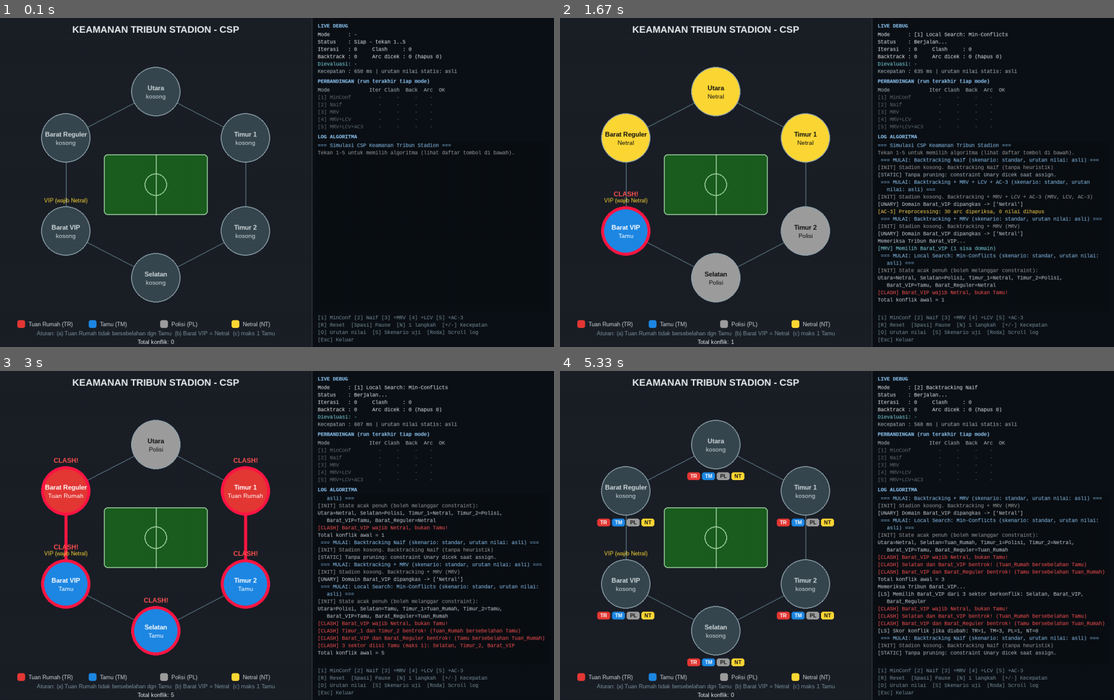
Above: before the commit, frames 1-4 (two rows, left to right).
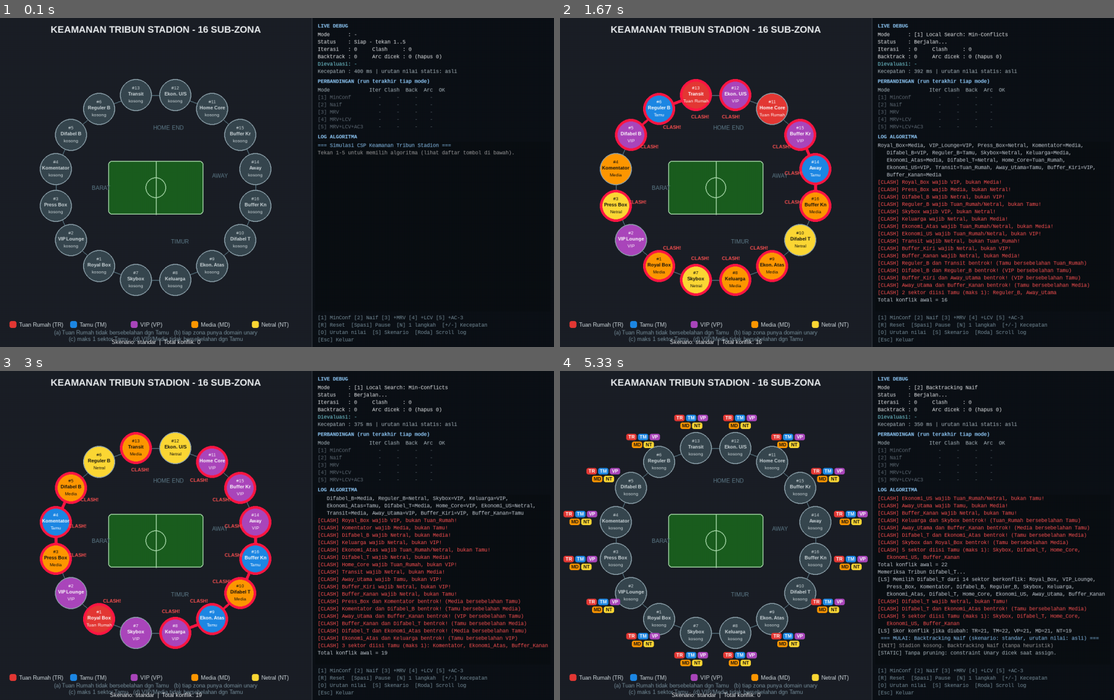
Above: after the commit, the same moments.

Repository: Khafabillah/Tugas-Besar-AI-Kelompok-15
Game: pygame game, started from main.py
The game is run twice, just before and just after one commit, with the same random seed, the same clock (stepped at 60 frames per second) and the same inputs.
Inputs:
- Up to frame 1 (0.1 s): no input
- Up to frame 2 (1.67 s): tap 2 at 0.33 s; tap 5 at 0.67 s; hold Up 1-1.47 s; tap 3 at 1.15 s; hold Down from 1.5 s (still down); tap 1 at 1.65 s
- Up to frame 3 (3 s): release Down at 1.8 s; hold Up 1.83-2.2 s; tap 2 at 1.98 s; hold Down 2.23-2.6 s; tap 3 at 2.38 s; hold Up 2.63-2.93 s; tap 1 at 2.78 s; hold Down from 2.97 s (still down)
- Up to frame 4 (5.33 s): tap 2 at 3.12, 4.25, 5.32 s; release Down at 3.27 s; hold Up 3.3-3.67 s; tap 3 at 3.45, 4.58 s; hold Down 3.7-4.07 s; tap 1 at 3.85, 4.92 s; hold Up 4.1-4.4 s; hold Down 4.43-4.73 s; hold Up 4.77-5.13 s; hold Down from 5.17 s (still down)

The runs differ from the first frame. In frame 1, 11% of the frame differs, in the area x 1-87%, y 2-100%; in frame 2, 19%; in frame 3, 19%; in frame 4, 19%, in the area x 0-99%, y 2-100%.

Commit message:
Refactor and enhance CSP model and renderer for stadium seating arrangement
- Updated global constants in config.py to reflect new domain values and zones.
- Modified the UnaryConstraint and ForbiddenAdjacencyConstraint classes in csp_model.py to support multiple forbidden pairs.
- Enhanced the CSP class to include a constraint graph for more efficient arc consistency checks.
- Adjusted inference methods to utilize the new graph structure in AC-3 algorithm.
- Improved renderer.py to accommodate 16 sub-zones, including layout adjustments and visual enhancements.
- Updated solver logic in solvers.py to integrate new constraints and improve performance metrics.
- General code cleanup and documentation improvements across multiple files.

Diff:
--- a/config.py
+++ b/config.py
@@ -1,36 +1,95 @@
 """
 config.py
-Konstanta global: Variabel (X), Domain (D), parameter constraint, warna, ukuran layar.
+Konstanta global: 16 sub-zona (X), 5 nilai domain (D), domain unary per skenario,
+warna, dan ukuran layar.
 """
 
 # ----------------------------------------------------------------------
-# Domain (D)
+# Domain (D): 5 nilai generik
 # ----------------------------------------------------------------------
 TUAN_RUMAH = "Tuan_Rumah"
 TAMU = "Tamu"
-POLISI = "Polisi"
-NETRAL = "Netral"
+VIP = "VIP"          # VVIP, VIP, sponsor, korporat
+MEDIA = "Media"      # pers, komentator, kru kamera
+NETRAL = "Netral"    # umum, keluarga, difabel, transit, buffer
 
-DOMAIN = [TUAN_RUMAH, TAMU, POLISI, NETRAL]
-SHORT_NAMES = {TUAN_RUMAH: "TR", TAMU: "TM", POLISI: "PL", NETRAL: "NT"}
+DOMAIN = [TUAN_RUMAH, TAMU, VIP, MEDIA, NETRAL]
+SHORT_NAMES = {TUAN_RUMAH: "TR", TAMU: "TM", VIP: "VP", MEDIA: "MD", NETRAL: "NT"}
 
-# Urutan nilai STATIS (dipakai baseline naif & sebagai tie-break LCV). Tombol [O].
+# Urutan nilai STATIS (baseline naif & tie-break LCV). Tombol [O].
 STATIC_VALUE_ORDERS = {
-    "asli": [TUAN_RUMAH, TAMU, POLISI, NETRAL],
-    "tamu_dulu": [TAMU, TUAN_RUMAH, POLISI, NETRAL],
+    "asli": [TUAN_RUMAH, TAMU, VIP, MEDIA, NETRAL],
+    "tamu_dulu": [TAMU, TUAN_RUMAH, VIP, MEDIA, NETRAL],
 }
 
 # ----------------------------------------------------------------------
-# Variabel (X)
+# Variabel (X): 16 sub-zona
+# (nomor, nama variabel, label di node, sektor besar)
 # ----------------------------------------------------------------------
-# Urutan STATIS variabel (dipakai baseline naif)
-VARIABLES = ["Utara", "Selatan", "Timur_1", "Timur_2", "Barat_VIP", "Barat_Reguler"]
+ZONES = [
+    (1, "Royal_Box", "Royal Box", "BARAT"),
+    (2, "VIP_Lounge", "VIP Lounge", "BARAT"),
+    (3, "Press_Box", "Press Box", "BARAT"),
+    (4, "Komentator", "Komentator", "BARAT"),
+    (5, "Difabel_B", "Difabel B", "BARAT"),
+    (6, "Reguler_B", "Reguler B", "BARAT"),
+    (7, "Skybox", "Skybox", "TIMUR"),
+    (8, "Keluarga", "Keluarga", "TIMUR"),
+    (9, "Ekonomi_Atas", "Ekon. Atas", "TIMUR"),
+    (10, "Difabel_T", "Difabel T", "TIMUR"),
+    (11, "Home_Core", "Home Core", "HOME END"),
+    (12, "Ekonomi_US", "Ekon. U/S", "HOME END"),
+    (13, "Transit", "Transit", "HOME END"),
+    (14, "Away_Utama", "Away", "AWAY"),
+    (15, "Buffer_Kiri", "Buffer Kr", "AWAY"),
+    (16, "Buffer_Kanan", "Buffer Kn", "AWAY"),
+]
 
-# Urutan fisik melingkar (searah jarum jam) -> membangun graf tetangga
-RING_ORDER = ["Utara", "Timur_1", "Timur_2", "Selatan", "Barat_VIP", "Barat_Reguler"]
+VARIABLES = [z[1] for z in ZONES]                      # urutan statis (1..16)
+ZONE_NUMBER = {z[1]: z[0] for z in ZONES}
+ZONE_LABEL = {z[1]: z[2] for z in ZONES}
+ZONE_SECTOR = {z[1]: z[3] for z in ZONES}
+_BY_NUMBER = {z[0]: z[1] for z in ZONES}
 
-VIP_SECTOR = "Barat_VIP"
+# Urutan fisik melingkar (searah jarum jam):
+# Barat(1-6) -> Home End(13,12,11) -> Away(15,14,16) -> Timur(10,9,8,7) -> kembali ke 1
+RING_NUMBERS = [1, 2, 3, 4, 5, 6, 13, 12, 11, 15, 14, 16, 10, 9, 8, 7]
+RING_ORDER = [_BY_NUMBER[n] for n in RING_NUMBERS]
+
+# ----------------------------------------------------------------------
+# Constraint
+# ----------------------------------------------------------------------
 MAX_TAMU_SECTORS = 1
+FORBIDDEN_TAMU_NEIGHBORS = [TUAN_RUMAH]          # (a)
+FORBIDDEN_PREMIUM_NEIGHBORS = [VIP, MEDIA]       # (d)
+
+_STRICT = {
+    "Royal_Box": [VIP], "VIP_Lounge": [VIP], "Press_Box": [MEDIA],
+    "Komentator": [MEDIA], "Skybox": [VIP],
+}
+
+# Skenario STANDAR: 13 zona terkunci 1 nilai, 3 fleksibel (sesuai spesifikasi).
+UNARY_STANDAR = {
+    **_STRICT,
+    "Difabel_B": [NETRAL], "Reguler_B": [TUAN_RUMAH, NETRAL],
+    "Keluarga": [NETRAL], "Ekonomi_Atas": [TUAN_RUMAH, NETRAL],
+    "Difabel_T": [NETRAL], "Home_Core": [TUAN_RUMAH],
+    "Ekonomi_US": [TUAN_RUMAH, NETRAL], "Transit": [NETRAL],
+    "Away_Utama": [TAMU], "Buffer_Kiri": [NETRAL], "Buffer_Kanan": [NETRAL],
+}
+
+# Skenario LONGGAR (uji): hanya zona VIP/Media yang terkunci; zona lain
+# boleh Tuan_Rumah/Tamu/Netral -> ruang pencarian ramai, clash & AC-3 terlihat.
+_FLEX = [TUAN_RUMAH, TAMU, NETRAL]
+UNARY_LONGGAR = {
+    **_STRICT,
+    "Difabel_B": _FLEX, "Reguler_B": _FLEX, "Keluarga": _FLEX,
+    "Ekonomi_Atas": _FLEX, "Difabel_T": _FLEX, "Home_Core": [TUAN_RUMAH, NETRAL],
+    "Ekonomi_US": _FLEX, "Transit": _FLEX, "Away_Utama": [TAMU, NETRAL],
+    "Buffer_Kiri": _FLEX, "Buffer_Kanan": _FLEX,
+}
+
+UNARY_BY_SCENARIO = {"standar": UNARY_STANDAR, "longgar": UNARY_LONGGAR}
 
 # ----------------------------------------------------------------------
 # Tampilan
@@ -38,7 +97,7 @@
 WINDOW_W, WINDOW_H = 1280, 760
 LEFT_W = 720
 FPS = 60
-BASE_DELAY_MS = 650          # jeda dasar antar langkah (dikali bobot langkah)
+BASE_DELAY_MS = 400
 
 BG = (27, 31, 39)
 PANEL_BG = (13, 17, 23)
@@ -47,13 +106,15 @@
 GROUP_COLORS = {
     TUAN_RUMAH: (229, 57, 53),
     TAMU: (30, 136, 229),
-    POLISI: (158, 158, 158),
+    VIP: (171, 71, 188),
+    MEDIA: (255, 152, 0),
     NETRAL: (253, 216, 53),
 }
 GROUP_TEXT_COLORS = {
     TUAN_RUMAH: (255, 255, 255),
     TAMU: (255, 255, 255),
-    POLISI: (17, 17, 17),
+    VIP: (255, 255, 255),
+    MEDIA: (17, 17, 17),
     NETRAL: (17, 17, 17),
 }
 
--- a/csp_model.py
+++ b/csp_model.py
@@ -57,13 +57,17 @@
 
 
 class ForbiddenAdjacencyConstraint(Constraint):
-    """Binary: dua kelompok terlarang tidak boleh bersebelahan di graf."""
+    """Binary: pasangan nilai terlarang tidak boleh bersebelahan di graf."""
     kind = "binary"
 
-    def __init__(self, edges: Sequence[Tuple[str, str]], forbidden_pair: Tuple[str, str]):
+    def __init__(self, edges: Sequence[Tuple[str, str]],
+                 forbidden_pairs: Sequence[Tuple[str, str]]):
         self.edges = list(edges)
         self._edge_set = {frozenset(e) for e in edges}
-        self.forbidden = frozenset(forbidden_pair)
+        self.forbidden = [frozenset(p) for p in forbidden_pairs]
+
+    def _bad(self, va, vb) -> bool:
+        return frozenset((va, vb)) in self.forbidden
 
     def violations(self, assignment):
         out = []
@@ -71,15 +75,13 @@
             va, vb = assignment.get(a), assignment.get(b)
             if va is None or vb is None:
                 continue
-            if frozenset((va, vb)) == self.forbidden:
+            if self._bad(va, vb):
                 out.append(Violation("binary", (a, b),
                                      f"{a} dan {b} bentrok! ({va} bersebelahan {vb})"))
         return out
 
     def pair_ok(self, a, va, b, vb):
-        if frozenset((a, b)) in self._edge_set and frozenset((va, vb)) == self.forbidden:
-            return False
-        return True
+        return not (frozenset((a, b)) in self._edge_set and self._bad(va, vb))
 
 
 class AtMostConstraint(Constraint):
@@ -157,10 +159,20 @@
     def pair_ok(self, a: str, va: str, b: str, vb: str) -> bool:
         return all(c.pair_ok(a, va, b, vb) for c in self.constraints)
 
-    def arcs(self) -> List[Tuple[str, str]]:
-        """Semua arc terarah. Karena global AtMost-1 didekomposisi ke semua
-        pasangan, setiap pasangan variabel punya relasi biner."""
-        return [(a, b) for a in self.variables for b in self.variables if a != b]
+    def constraint_graph(self, domains: Dict[str, List[str]]) -> Dict[str, Set[str]]:
+        """Graf constraint: a--b bila ADA pasangan nilai (x in D(a), y in D(b))
+        yang dilarang. Hanya pasangan ini yang perlu menjadi arc di AC-3
+        (global AtMost-1 menghubungkan semua variabel yang masih bisa bernilai Tamu)."""
+        graph: Dict[str, Set[str]] = {v: set() for v in self.variables}
+        for a in self.variables:
+            for b in self.variables:
+                if a != b and any(not self.pair_ok(a, x, b, y)
+                                  for x in domains[a] for y in domains[b]):
+                    graph[a].add(b)
+        return graph
+
+    def arcs(self, graph: Dict[str, Set[str]]) -> List[Tuple[str, str]]:
+        return [(a, b) for a in self.variables for b in self.variables if b in graph[a]]
 
     # ---------- domain ----------
     def initial_domains(self) -> Dict[str, List[str]]:
@@ -183,19 +195,19 @@
         return sum(1 for n in self.neighbors[var] if n not in assignment)
 
 
-SCENARIOS = ("standar", "utara_tamu")
+SCENARIOS = ("standar", "longgar")
 
 
 def build_stadium_csp(scenario: str = "standar") -> CSP:
-    """scenario 'utara_tamu' = skenario UJI opsional: Utara dipastikan Tamu
-    (constraint Unary tambahan) agar propagasi AC-3 terlihat bekerja."""
     adjacency, edges = build_ring_graph(cfg.RING_ORDER)
-    constraints: List[Constraint] = [
-        UnaryConstraint(cfg.VIP_SECTOR, [cfg.NETRAL]),                       # (b)
-        ForbiddenAdjacencyConstraint(edges, (cfg.TUAN_RUMAH, cfg.TAMU)),     # (a)
-        AtMostConstraint(cfg.TAMU, cfg.MAX_TAMU_SECTORS),                    # (c)
-    ]
-    if scenario == "utara_tamu":
-        constraints.append(UnaryConstraint("Utara", [cfg.TAMU]))
+    unary = cfg.UNARY_BY_SCENARIO[scenario]
+    constraints: List[Constraint] = [UnaryConstraint(v, unary[v]) for v in cfg.VARIABLES]  # (b)
+    constraints.append(ForbiddenAdjacencyConstraint(                                      # (a)
+        edges, [(cfg.TUAN_RUMAH, cfg.TAMU)]))
+    constraints.append(ForbiddenAdjacencyConstraint(                                      # (d)
+        edges, [(x, cfg.TAMU) for x in cfg.FORBIDDEN_PREMIUM_NEIGHBORS]))
+    constraints.append(AtMostConstraint(cfg.TAMU, cfg.MAX_TAMU_SECTORS))                  # (c)
     domains = {v: list(cfg.DOMAIN) for v in cfg.VARIABLES}
-    return CSP(cfg.VARIABLES, domains, cfg.RING_ORDER, adjacency, edges, constraints)
+    csp = CSP(cfg.VARIABLES, domains, cfg.RING_ORDER, adjacency, edges, constraints)
+    csp.scenario = scenario
+    return csp
--- a/inference.py
+++ b/inference.py
@@ -32,9 +32,9 @@
     return removed
 
 
-def ac3(csp: CSP, domains: Domains, queue: Optional[Iterable[Tuple[str, str]]] = None):
+def ac3(csp: CSP, domains: Domains, graph, queue: Optional[Iterable[Tuple[str, str]]] = None):
     """AC-3 sebagai generator. `domains` dimodifikasi di tempat."""
-    q = deque(queue if queue is not None else csp.arcs())
+    q = deque(queue if queue is not None else csp.arcs(graph))
     while q:
         xi, xj = q.popleft()
         removed = revise(csp, domains, xi, xj)
@@ -45,14 +45,14 @@
                 return False
             # domain Xi berubah -> periksa ulang arc (Xk -> Xi) untuk semua Xk != Xj
             for xk in csp.variables:
-                if xk != xi and xk != xj and (xk, xi) not in q:
+                if xk in graph[xi] and xk != xj and (xk, xi) not in q:
                     q.append((xk, xi))
     return True
 
 
-def run_ac3(csp: CSP, domains: Domains, queue=None):
+def run_ac3(csp: CSP, domains: Domains, graph, queue=None):
     """Jalankan AC-3 sampai selesai. Return (ok, jumlah_arc, jumlah_nilai_dihapus)."""
-    gen = ac3(csp, domains, queue)
+    gen = ac3(csp, domains, graph, queue)
     arcs = removed = 0
     while True:
         try:
--- a/renderer.py
+++ b/renderer.py
@@ -16,7 +16,7 @@
 from events import ViewModel
 from solvers import MODE_LABELS
 
-NODE_R = 57
+NODE_R = 37
 LOG_LINE_H = 17
 
 
@@ -30,19 +30,24 @@
         self.f_node = pygame.font.SysFont(sans, 15, bold=True)
         self.f_node_s = pygame.font.SysFont(sans, 14)
         self.f_small = pygame.font.SysFont(sans, 13)
-        self.f_chip = pygame.font.SysFont(sans, 12, bold=True)
+        self.f_chip = pygame.font.SysFont(sans, 11, bold=True)
+        self.f_tiny = pygame.font.SysFont(sans, 10)
+        self.f_lab = pygame.font.SysFont(sans, 11, bold=True)
         self.f_mono = pygame.font.SysFont(mono, 14)
         self.f_mono_b = pygame.font.SysFont(mono, 14, bold=True)
         self.char_w = max(1, self.f_mono.size("M")[0])
         self.positions = self._layout()
 
     def _layout(self):
-        cx, cy, rx, ry = cfg.LEFT_W / 2, 385, 240, 215
+        cx, cy, rx, ry = cfg.LEFT_W / 2, 392, 235, 218
         self.center = (cx, cy)
         order = self.csp.ring_order
-        pos = {}
+        step = 360 / len(order)
+        start_angle = 180 - (6 - 1) / 2 * step     # 6 zona Barat berpusat di sisi kiri
+        pos, self.angles = {}, {}
         for i, name in enumerate(order):
-            ang = math.radians(-90 + i * 360 / len(order))
+            ang = math.radians(start_angle + i * step)
+            self.angles[name] = ang
             pos[name] = (cx + rx * math.cos(ang), cy + ry * math.sin(ang))
         return pos
 
@@ -67,19 +72,29 @@
         cx, cy = self.center
         blink = (pygame.time.get_ticks() // 350) % 2 == 0
 
-        self._text("KEAMANAN TRIBUN STADION - CSP", self.f_title, (236, 239, 241),
+        self._text("KEAMANAN TRIBUN STADION - 16 SUB-ZONA", self.f_title, (236, 239, 241),
                    (cfg.LEFT_W / 2, 26))
         if vm.finished:
             txt, col = (("SOLUSI VALID", (105, 240, 174)) if vm.success
                         else ("GAGAL MENEMUKAN SOLUSI", (255, 138, 128)))
-            self._text(txt, self.f_node, col, (cfg.LEFT_W / 2, 56))
+            self._text(txt, self.f_node, col, (cfg.LEFT_W / 2, 54))
 
         # lapangan
-        pitch = pygame.Rect(cx - 120, cy - 70, 240, 140)
+        pitch = pygame.Rect(cx - 110, cy - 62, 220, 124)
         pygame.draw.rect(s, (27, 94, 32), pitch, border_radius=8)
         pygame.draw.rect(s, (165, 214, 167), pitch, 2, border_radius=8)
-        pygame.draw.line(s, (165, 214, 167), (cx, cy - 70), (cx, cy + 70), 2)
-        pygame.draw.circle(s, (165, 214, 167), (int(cx), int(cy)), 26, 2)
+        pygame.draw.line(s, (165, 214, 167), (cx, cy - 62), (cx, cy + 62), 2)
+        pygame.draw.circle(s, (165, 214, 167), (int(cx), int(cy)), 24, 2)
+
+        # label sektor besar (di dalam cincin)
+        groups = {}
+        for name in self.csp.variables:
+            groups.setdefault(cfg.ZONE_SECTOR[name], []).append(self.positions[name])
+        for label, pts in groups.items():
+            mx = sum(p[0] for p in pts) / len(pts)
+            my = sum(p[1] for p in pts) / len(pts)
+            lx, ly = cx + (mx - cx) * 0.68, cy + (my - cy) * 0.68
+            self._text(label, self.f_small, (96, 125, 139), (lx, ly))
 
         violations = self.csp.all_violations(vm.assignment)
         clashing, bad_pairs = set(), set()
@@ -88,7 +103,6 @@
             if v.kind == "binary":
                 bad_pairs.add(frozenset(v.variables))
 
-        # edge graf
         for a, b in self.csp.edges:
             pa, pb = self.positions[a], self.positions[b]
             if frozenset((a, b)) in bad_pairs:
@@ -96,30 +110,26 @@
             else:
                 pygame.draw.line(s, (84, 110, 122), pa, pb, 2)
 
-        # arc AC-3 yang sedang diperiksa
         if vm.arc:
             self._draw_arc(vm.arc[0], vm.arc[1])
 
-        # node
         for name in self.csp.variables:
             self._draw_node(vm, name, name in clashing, blink)
 
         # legenda & aturan
         for i, g in enumerate(cfg.DOMAIN):
-            x = 40 + i * 165
-            pygame.draw.rect(s, cfg.GROUP_COLORS[g], (x, cfg.WINDOW_H - 62, 18, 18),
+            x = 22 + i * 140
+            pygame.draw.rect(s, cfg.GROUP_COLORS[g], (x, cfg.WINDOW_H - 60, 16, 16),
                              border_radius=4)
             self._text(f"{g.replace('_', ' ')} ({cfg.SHORT_NAMES[g]})", self.f_small,
-                       (207, 216, 220), (x + 26, cfg.WINDOW_H - 53), "midleft")
-        rules = ("Aturan: (a) Tuan Rumah tidak bersebelahan dgn Tamu  "
-                 "(b) Barat VIP = Netral  (c) maks 1 Tamu")
-        self._text(rules, self.f_small, (120, 144, 156), (cfg.LEFT_W / 2, cfg.WINDOW_H - 32))
-        extra = "   + skenario uji: Utara wajib Tamu" if self._has_extra() else ""
-        self._text(f"Total konflik: {self.csp.total_conflicts(vm.assignment)}{extra}",
-                   self.f_small, (236, 239, 241), (cfg.LEFT_W / 2, cfg.WINDOW_H - 12))
-
-    def _has_extra(self):
-        return sum(1 for c in self.csp.constraints if c.kind == "unary") > 1
+                       (207, 216, 220), (x + 22, cfg.WINDOW_H - 52), "midleft")
+        self._text("(a) Tuan Rumah tidak bersebelahan dgn Tamu   (b) tiap zona punya domain unary",
+                   self.f_small, (120, 144, 156), (cfg.LEFT_W / 2, cfg.WINDOW_H - 34))
+        self._text("(c) maks 1 sektor Tamu   (d) VIP/Media tidak bersebelahan dgn Tamu",
+                   self.f_small, (120, 144, 156), (cfg.LEFT_W / 2, cfg.WINDOW_H - 19))
+        self._text(f"Skenario: {getattr(self.csp, 'scenario', '-')}  |  "
+                   f"Total konflik: {self.csp.total_conflicts(vm.assignment)}",
+                   self.f_small, (236, 239, 241), (cfg.LEFT_W / 2, cfg.WINDOW_H - 4), "midbottom")
 
     def _draw_arc(self, xi, xj):
         s = self.screen
@@ -132,9 +142,9 @@
         col = (255, 213, 79)
         pygame.draw.line(s, col, start, tip, 4)
         px, py = -uy, ux
-        base = (tip[0] - ux * 16, tip[1] - uy * 16)
-        pygame.draw.polygon(s, col, [tip, (base[0] + px * 8, base[1] + py * 8),
-                                     (base[0] - px * 8, base[1] - py * 8)])
+        base = (tip[0] - ux * 14, tip[1] - uy * 14)
+        pygame.draw.polygon(s, col, [tip, (base[0] + px * 7, base[1] + py * 7),
+                                     (base[0] - px * 7, base[1] - py * 7)])
 
     def _draw_node(self, vm: ViewModel, name: str, clash: bool, blink: bool):
         s = self.screen
@@ -145,47 +155,61 @@
         txt_col = cfg.GROUP_TEXT_COLORS.get(group, (207, 216, 220))
 
         if vm.current == name:
-            pygame.draw.circle(s, (0, 229, 255), (ix, iy), NODE_R + 9, 3)
+            pygame.draw.circle(s, (0, 229, 255), (ix, iy), NODE_R + 6, 3)
         if vm.arc and name == vm.arc[0]:
-            pygame.draw.circle(s, (255, 213, 79), (ix, iy), NODE_R + 14, 3)
+            pygame.draw.circle(s, (255, 213, 79), (ix, iy), NODE_R + 10, 3)
         if vm.flash == name:
-            pygame.draw.circle(s, (255, 112, 67), (ix, iy), NODE_R + 20, 4)
+            pygame.draw.circle(s, (255, 112, 67), (ix, iy), NODE_R + 14, 4)
 
         pygame.draw.circle(s, fill, (ix, iy), NODE_R)
         if clash:
-            outline, width = ((255, 23, 68) if blink else (255, 255, 255)), 7
+            outline, width = ((255, 23, 68) if blink else (255, 255, 255)), 6
         elif vm.finished and vm.success:
-            outline, width = (105, 240, 174), 4
+            outline, width = (105, 240, 174), 3
         else:
             outline, width = (144, 164, 174), 2
         pygame.draw.circle(s, outline, (ix, iy), NODE_R, width)
 
-        self._text(name.replace("_", " "), self.f_node, txt_col, (x, y - 9))
-        self._text(group.replace("_", " ") if group else "kosong", self.f_node_s,
-                   txt_col, (x, y + 11))
-
-        top = y - NODE_R - 14
-        if name == cfg.VIP_SECTOR:
-            self._text("VIP (wajib Netral)", self.f_small, (253, 216, 53), (x, top))
-            top -= 15
-        if clash:
-            self._text("CLASH!", self.f_node, (255, 82, 82), (x, top))
-
-        # sisa domain legal (chip kecil) di bawah node
+        self._text(f"#{cfg.ZONE_NUMBER[name]}", self.f_tiny, txt_col, (x, y - 17))
+        self._text(cfg.ZONE_LABEL[name], self.f_lab, txt_col, (x, y - 3))
+        self._text(group.replace("_", " ") if group else "kosong", self.f_tiny,
+                   txt_col, (x, y + 13))
+
+        if clash:   # penanda CLASH di sisi dalam cincin
+            cx, cy = self.center
+            ux, uy = (cx - x), (cy - y)
+            d = math.hypot(ux, uy) or 1
+            self._text("CLASH!", self.f_chip, (255, 82, 82),
+                       (x + ux / d * (NODE_R + 14), y + uy / d * (NODE_R + 14)))
+
+        # sisa domain (chip) di sisi luar cincin
         if name not in vm.assignment and name in vm.domains:
-            self._draw_domain_chips(vm.domains[name], x, y + NODE_R + 16)
-
-    def _draw_domain_chips(self, values, x, y):
+            self._draw_domain_chips(vm.domains[name], name, x, y)
+
+    def _draw_domain_chips(self, values, name, x, y):
+        ang = self.angles[name]
+        ux, uy = math.cos(ang), math.sin(ang)
+        cw, ch, gap, cols = 24, 15, 3, 3
         if not values:
-            self._text("DOMAIN KOSONG", self.f_chip, (255, 82, 82), (x, y))
+            bw, bh = 80, 15
+        else:
+            rows = [values[i:i + cols] for i in range(0, len(values), cols)]
+            bw = min(len(values), cols) * cw + (min(len(values), cols) - 1) * gap
+            bh = len(rows) * ch + (len(rows) - 1) * gap
+        ccx = x + ux * (NODE_R + 8 + bw / 2 * abs(ux))
+        ccy = y + uy * (NODE_R + 8 + bh / 2 * abs(uy))
+        if not values:
+            self._text("DOMAIN KOSONG", self.f_chip, (255, 82, 82), (ccx, ccy))
             return
-        w, gap = 30, 4
-        total = len(values) * w + (len(values) - 1) * gap
-        left = x - total / 2
-        for i, v in enumerate(values):
-            rect = pygame.Rect(int(left + i * (w + gap)), int(y - 9), w, 18)
-            pygame.draw.rect(self.screen, cfg.GROUP_COLORS[v], rect, border_radius=5)
-            self._text(cfg.SHORT_NAMES[v], self.f_chip, cfg.GROUP_TEXT_COLORS[v], rect.center)
+        top = ccy - bh / 2
+        for r, row in enumerate(rows):
+            rw = len(row) * cw + (len(row) - 1) * gap
+            left = ccx - rw / 2
+            for i, v in enumerate(row):
+                rect = pygame.Rect(int(left + i * (cw + gap)), int(top + r * (ch + gap)), cw, ch)
+                pygame.draw.rect(self.screen, cfg.GROUP_COLORS[v], rect, border_radius=4)
+                self._text(cfg.SHORT_NAMES[v], self.f_chip, cfg.GROUP_TEXT_COLORS[v],
+                           rect.center)
 
     # ------------------------------------------------------------------
     # KANAN: live debug
@@ -243,7 +267,7 @@
         hy = log_bottom + 6
         for t in ("[1] MinConf [2] Naif [3] +MRV [4] +LCV [5] +AC-3",
                   "[R] Reset  [Spasi] Pause  [N] 1 langkah  [+/-] Kecepatan",
-                  "[O] Urutan nilai  [S] Skenario uji  [Roda] Scroll log",
+                  "[O] Urutan nilai  [S] Skenario  [Roda] Scroll log",
                   "[Esc] Keluar"):
             self._text(t, self.f_mono, (120, 144, 156), (px, hy), "topleft")
             hy += LOG_LINE_H
--- a/solvers.py
+++ b/solvers.py
@@ -23,7 +23,7 @@
 from inference import ac3, run_ac3
 
 # Bobot delay per jenis langkah (dikali BASE_DELAY_MS)
-W_SELECT, W_ASSIGN, W_CLASH, W_BACK, W_ARC = 0.8, 1.0, 1.0, 1.0, 0.45
+W_SELECT, W_ASSIGN, W_CLASH, W_BACK, W_ARC = 0.8, 1.0, 1.0, 1.0, 0.3
 
 
 def short(values) -> str:
@@ -89,13 +89,20 @@
         logs = [("sys", f"[INIT] Stadion kosong. {hc.label} ({', '.join(flags)})")]
         if hc.node_consistency:
             domains, prune = csp.node_consistent_domains()
-            logs += [("info", f"[UNARY] {m}") for m in prune]
+            locked = sum(1 for v in csp.variables if len(domains[v]) == 1)
+            logs.append(("info", f"[UNARY] Node consistency: {len(prune)} domain dipangkas, "
+                                 f"{locked} variabel terkunci 1 nilai"))
         else:
             logs.append(("order", "[STATIC] Tanpa pruning: constraint Unary dicek saat assign."))
+        self.graph = {}
         if hc.use_ac3:
-            ok, arcs, removed = run_ac3(csp, domains)
+            self.graph = csp.constraint_graph(domains)
+            n_arcs = len(csp.arcs(self.graph))
+            ok, arcs, removed = run_ac3(csp, domains, self.graph)
             self.metrics.arc_checks += arcs
             self.metrics.removals += removed
+            logs.append(("ac3", f"[AC-3] Graf constraint: {n_arcs} arc "
+                                f"(hanya pasangan yang bisa melanggar)"))
             logs.append(("ac3", f"[AC-3] Preprocessing: {arcs} arc diperiksa, "
                                 f"{removed} nilai dihapus"))
         yield self._step(assignment, logs, domains=domains)
@@ -128,8 +135,9 @@
             logs = [("info", f"Memeriksa Tribun {var}..."),
                     ("mrv", f"[MRV] Memilih {var} ({n} sisa domain)")]
             if len(tied) > 1:
-                logs.append(("mrv", f"[MRV] Seri di {n} nilai: {', '.join(tied)} "
-                                    f"-> tie-break degree: {var}"))
+                who = ", ".join(tied) if len(tied) <= 4 else f"{len(tied)} variabel"
+                logs.append(("mrv", f"[MRV] Seri di {n} nilai ({who}) "
+                                    f"-> tie-break degree/urutan: {var}"))
         else:
             var = select_static(csp, assignment)
             logs = [("info", f"Memeriksa Tribun {var}..."),
@@ -190,8 +198,8 @@
             child = {v: list(d) for v, d in domains.items()}
             if hc.use_ac3:
                 child[var] = [value]
-                queue = [(xk, var) for xk in csp.variables if xk != var]
-                gen = ac3(csp, child, queue)
+                queue = [(xk, var) for xk in csp.variables if xk in self.graph[var]]
+                gen = ac3(csp, child, self.graph, queue)
                 ok, wiped = True, None
                 while True:
                     try:
@@ -247,7 +255,7 @@
 # Local Search: Min-Conflicts
 # ======================================================================
 class MinConflictsSolver(Solver):
-    def __init__(self, csp: CSP, max_steps: int = 200, noise: float = 0.15,
+    def __init__(self, csp: CSP, max_steps: int = 400, noise: float = 0.15,
                  seed: Optional[int] = None):
         super().__init__(csp, "Local Search: Min-Conflicts")
         self.max_steps = max_steps
